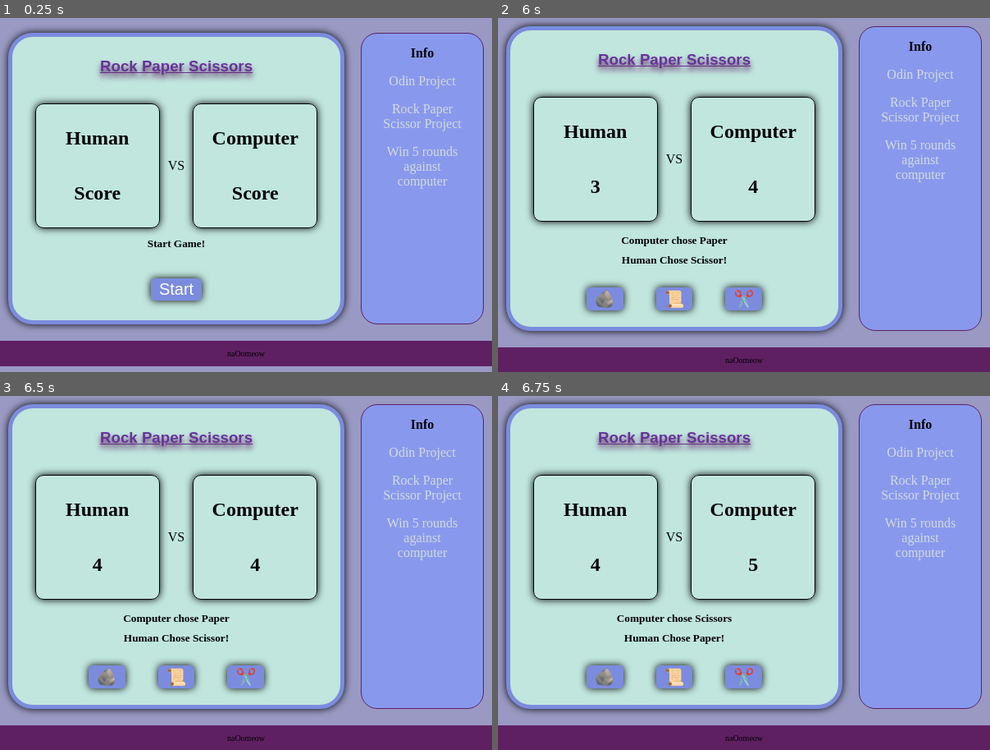
Above: before the commit, frames 1-4 (two rows, left to right).
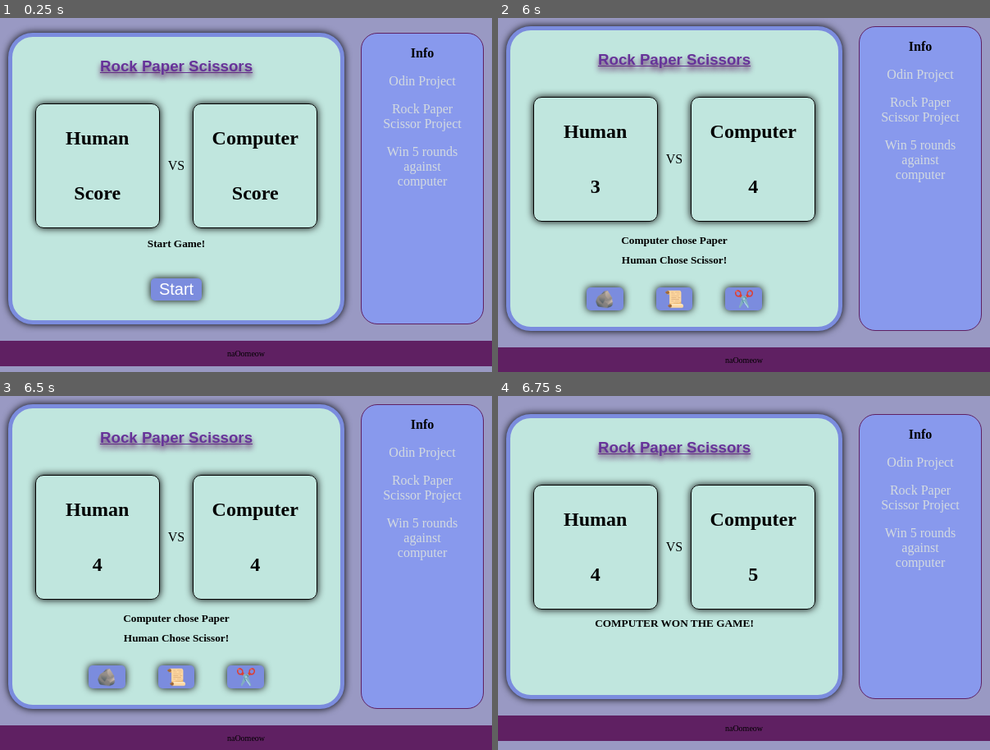
Above: after the commit, the same moments.

Repository: naOomeow/rock-paper-scissors
Game: browser game, page index.html
Two runs of this game, one before a commit and one after it. Both use one fixed random seed, a clock stepped at 60 frames per second and the inputs below.
Inputs:
- Up to frame 1 (0.25 s): no input
- Up to frame 2 (6 s): click "Start" at 0.27 s; click "✂️" at 1.27 s; click "🪨" at 1.87 s; click "✂️" at 2.02 s; click "📜" at 2.47 s; click "📜" at 3.07 s; click "🪨" at 3.67 s; click "✂️" at 4.27 s; click "📜" at 4.52 s; click "🪨" at 4.87 s; click "✂️" at 5.47 s
- Up to frame 3 (6.5 s): click "✂️" at 6.07 s
- Up to frame 4 (6.75 s): click "📜" at 6.67 s

Frames 1-3 are identical in both runs. In frame 4, 26% of the frame differs, in the area x 0-100%, y 1-100%.

Commit message:
Final Fix
add if conditions to check weather game has been won
after play round in mainGame.
this checks weather anyone has reached the target of 5
after that DOM buttons removed to stop game from being played.

Diff:
--- a/main.js
+++ b/main.js
@@ -168,6 +168,15 @@
     console.log('------CHOICE-------')
     playRound(computerChoice, humanChoice);
     console.log('------SCORES-------')
+
+    if (humanScore === 5 || computerScore === 5) {
+        gameWinner();
+        rockButton.remove();
+        paperButton.remove();
+        sciccorsButton.remove();
+        humanchose.remove();
+    };
+
     displayScore(computerScore, humanScore);
 
 };
